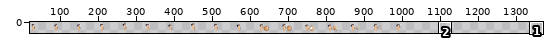
Two states of a sprite sheet, dist/assets/images/gentil_hero_all.png. Above, an overview of the earlier version with the close-up marked.
Close-up. Old version:
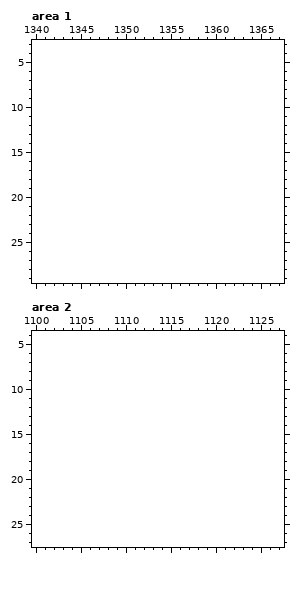
The file is 1020x30 pixels. Shown: area 1: x 1340..1367, y 3..29; area 2: x 1100..1127, y 4..27. The old version is drawn lined up with the new one, on the new canvas. The wide view leaves out empty margins. The commit also changed other parts of the picture, which this record leaves out.
After:
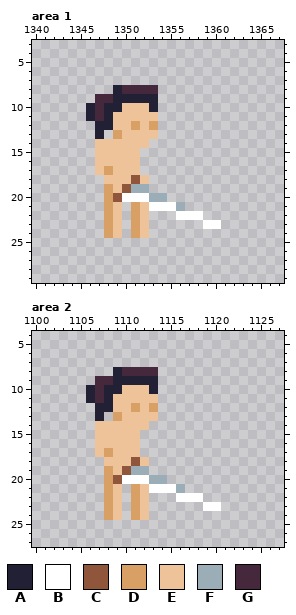
Palette (. is transparent): A #222034  B #ffffff  C #8f563b  D #d9a066  E #eec39a  F #9badb7  G #45283c
The edit:
canvas 1020x30 -> 1380x30
--- area 1
@@ x 1344..1362 @@
  7 ...................
- 8 ...................
- 9 ...................
-10 ...................
-11 ...................
-12 ...................
-13 ...................
-14 ...................
-15 ...................
-16 ...................
-17 ...................
-18 ...................
-19 ...................
-20 ...................
-21 ...................
-22 ...................
-23 ...................
-24 ...................
+ 8 .....AGGGG.........
+ 9 ...GGAAAAA.........
+10 ..AGAAEEEA.........
+11 ..AGAEEEEE.........
+12 ...AAEEDED.........
+13 ...A.DEEEE.........
+14 ...EEEEEE..........
+15 ...EEEEE...........
+16 ...EEEEE...........
+17 ...EDEEE...........
+18 ....EEECE..........
+19 ....DECFF..........
+20 ....DCBBBFF........
+21 ....DE.DEBBBF......
+22 ....DE.DE...BBB....
+23 ....DE.DE......BB..
+24 ....DE.DE..........
 25 ...................
--- area 2
@@ x 1104..1122 @@
  7 ...................
- 8 ...................
- 9 ...................
-10 ...................
-11 ...................
-12 ...................
-13 ...................
-14 ...................
-15 ...................
-16 ...................
-17 ...................
-18 ...................
-19 ...................
-20 ...................
-21 ...................
-22 ...................
-23 ...................
-24 ...................
+ 8 .....AGGGG.........
+ 9 ...GGAAAAA.........
+10 ..AGAAEEEA.........
+11 ..AGAEEEEE.........
+12 ...AAEEDED.........
+13 ...A.DEEEE.........
+14 ...EEEEEE..........
+15 ...EEEEE...........
+16 ...EEEEE...........
+17 ...EDEEE...........
+18 ....EEECE..........
+19 ....DECFF..........
+20 ....DCBBBFF........
+21 ....DE.DEBBBF......
+22 ....DE.DE...BBB....
+23 ....DE.DE......BB..
+24 ....DE.DE..........
 25 ...................
Changed places in both close-ups, as pixel boxes (x1, y1, x2, y2):
added: (86, 85, 221, 238)
added: (86, 367, 221, 520)
